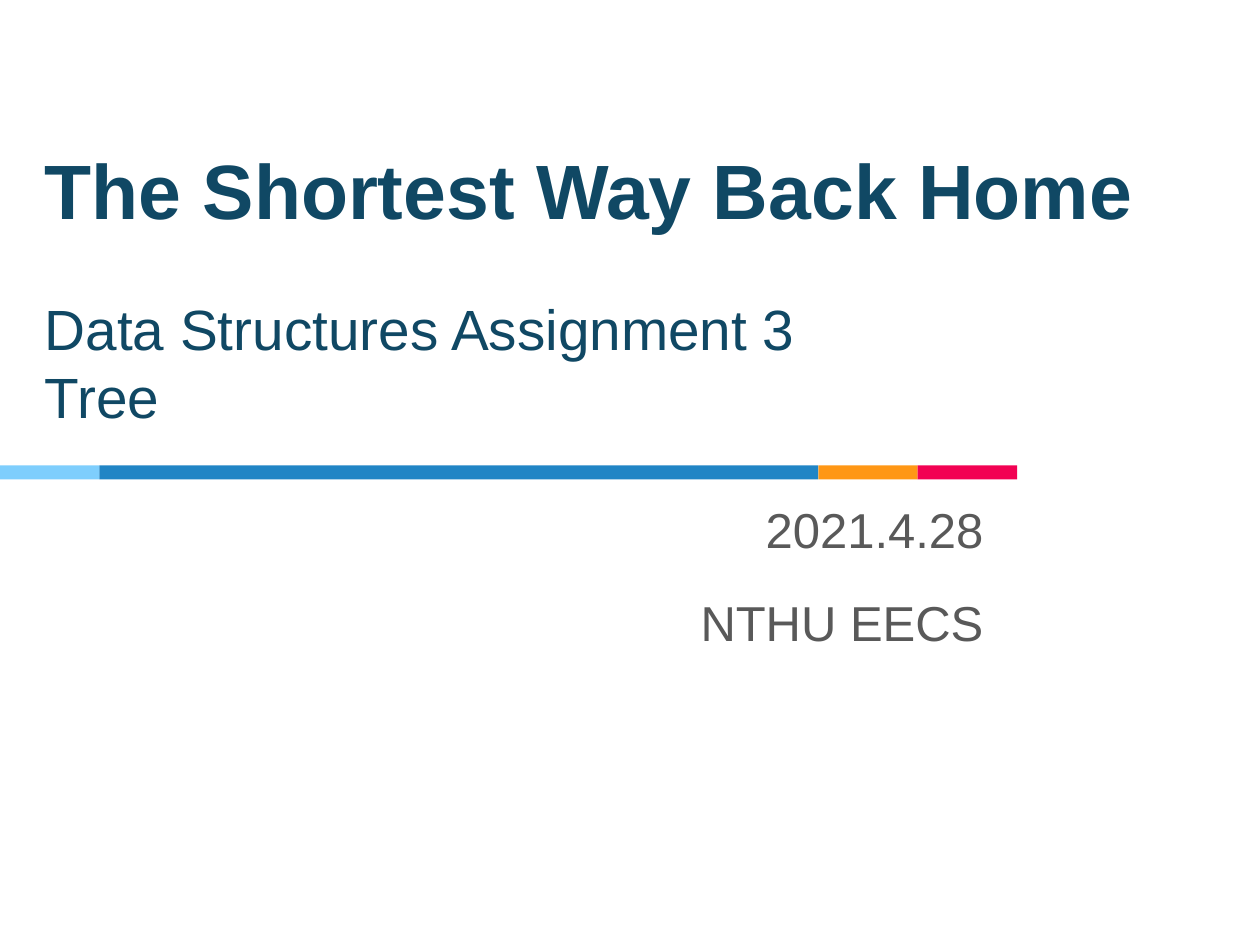
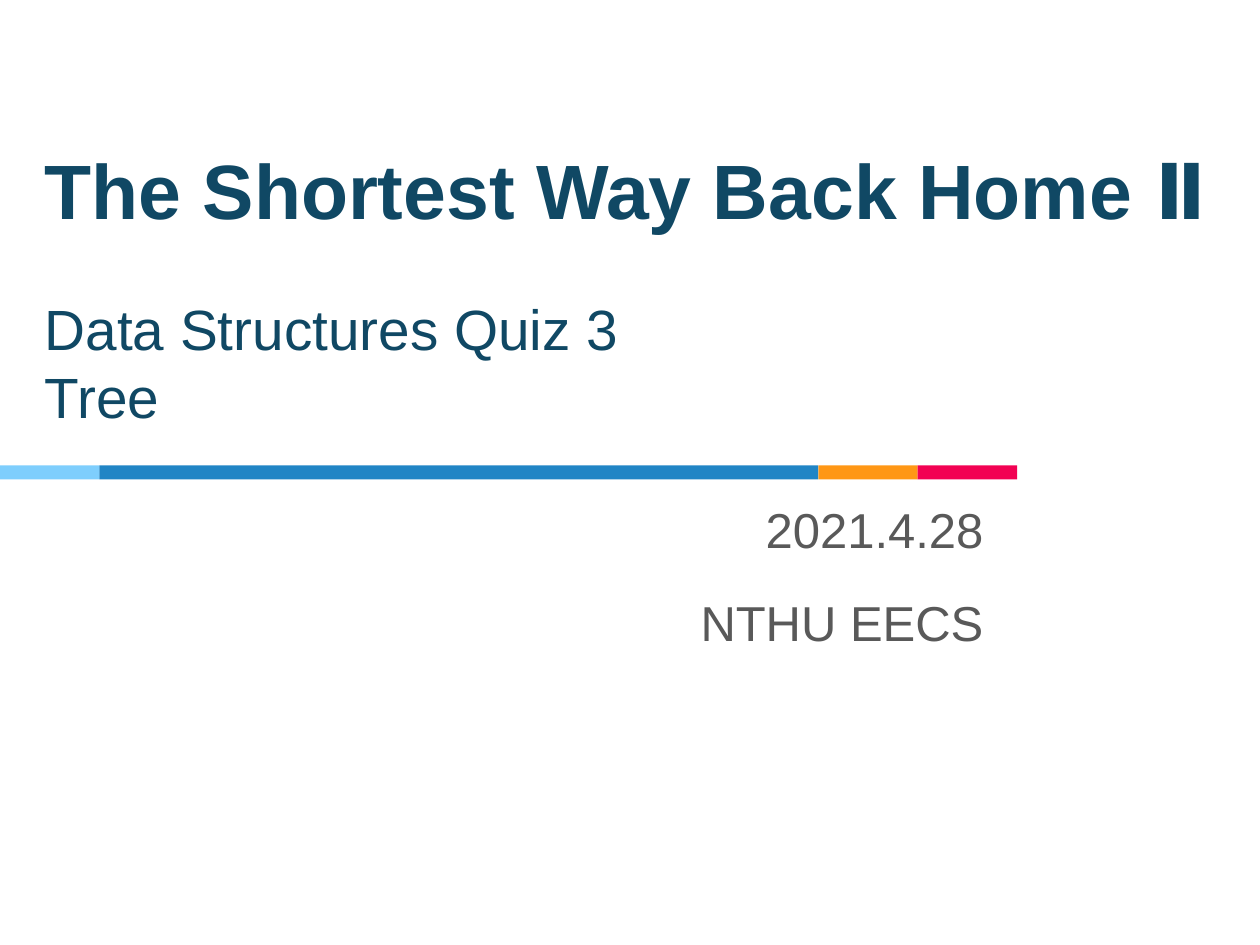
Before and after one commit to wuling31715/2021-NTHU-Data-Structure, a slide deck: slide 1 of ch05-tree/Quiz3/ppt/Quiz3.pptx. Drawn at 1260x945 pixels with LibreOffice and Linux fonts; fonts in the diff are those of the drawing. Boxes give left, top, right and bottom in pixels: in the first picture for what was removed or moved away, otherwise in the second. Text is boxed around its words. In the diff, an @@ line names an element or a change of style, - is before the commit and + after.

```diff
--- a/ch05-tree/Quiz3/ppt/Quiz3.pptx
+++ b/ch05-tree/Quiz3/ppt/Quiz3.pptx
@@ title at [45,163,1206,419]: text changed; size 32.4 to 44 pt; bold on @@
-The Shortest Way Back Home
-Data Structures Assignment 3
-Tree
+The Shortest Way Back Home Ⅱ
+Data Structures Quiz 3
+Tree
```
Also in this commit, not shown: 2 other slides changed.
